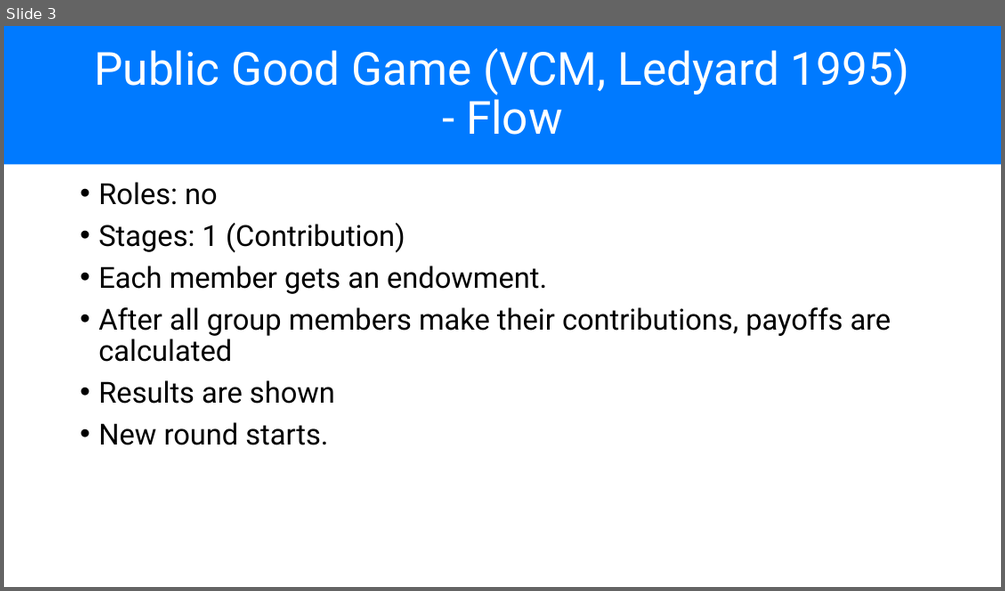
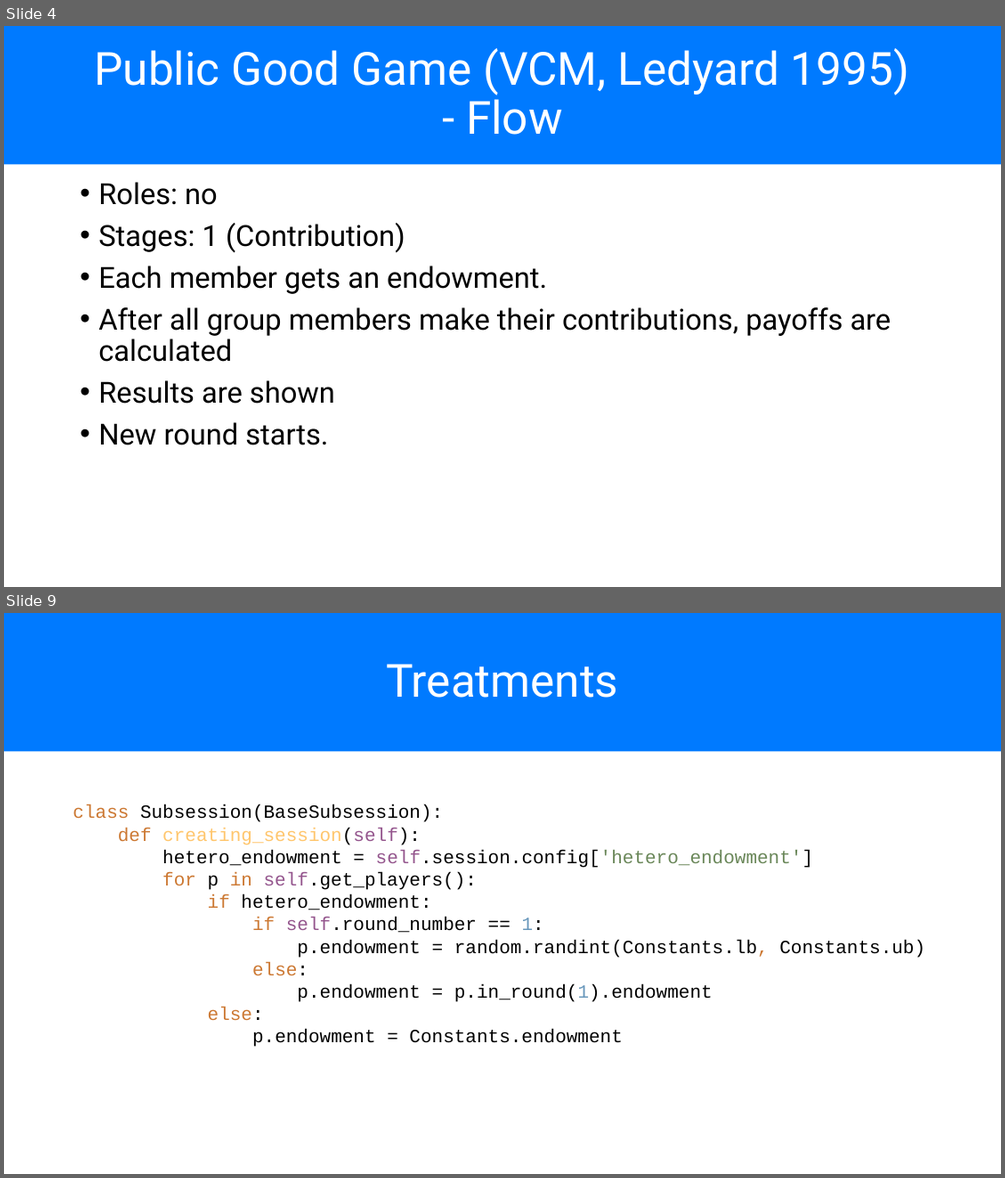
Before and after one commit to chapkovski/uncertainty-summer-school, a slide deck: presentations/frankfurt_july_2019 day3.pptx. Shown one above the other, each under a label of ours: slide 3 before the commit, slides 4 and 9 after it; the slides between them are not shown. The pictures are 1005x591 and 1005x1178 pixels, drawn with LibreOffice and Linux fonts; fonts in the diff are those of the drawing. Boxes give left, top, right and bottom in pixels: in the first picture for what was removed or moved away, otherwise in the second. Text is boxed around its words. In the diff, an @@ line names an element or a change of style, - is before the commit and + after.

```diff
--- a/presentations/frankfurt_july_2019 day3.pptx
+++ b/presentations/frankfurt_july_2019 day3.pptx
@@ slide 9 added at [4, 613, 1001, 1174], background #FFFFFF @@
@@ title added at [4, 613, 1001, 751], fill #007AFF, 44 pt, text #FFFFFF @@
+Treatments
@@ text added at [73, 804, 925, 1046], 18 pt, text #000000 @@
+class Subsession(BaseSubsession):
+def creating_session(self):
+hetero_endowment = self.session.config['hetero_endowment']
+for p in self.get_players():
+if hetero_endowment:
+if self.round_number == 1:
+p.endowment = random.randint(Constants.lb, Constants.ub)
+else:
+p.endowment = p.in_round(1).endowment
+else:
+p.endowment = Constants.endowment
@@ what was slide 3 is now slide 4 @@
```
Also in this commit, not shown: 1 slide changed, 4 other slides added, 3 other files.
